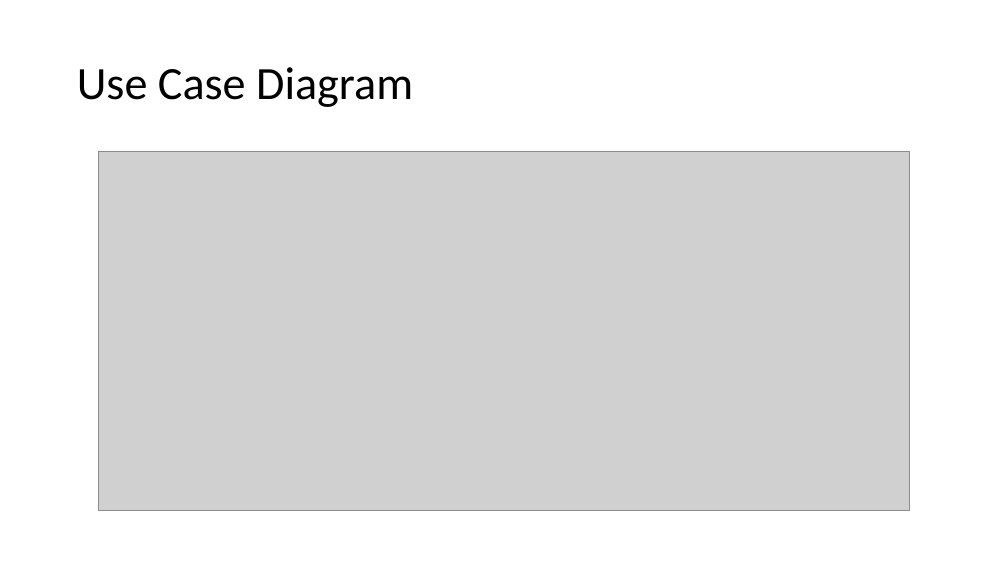
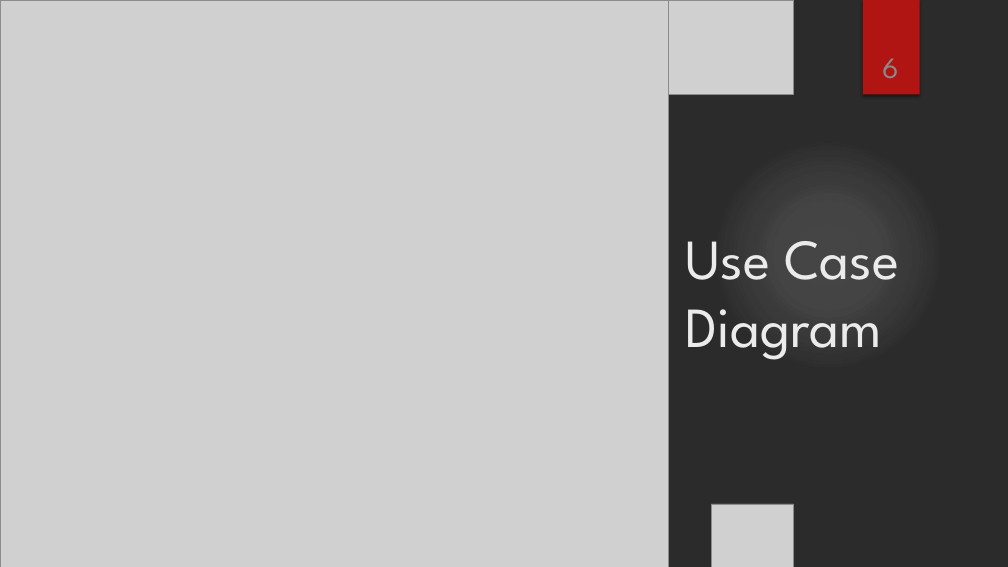
Before and after one commit to krupa1106/TheDarkKnights-MechatronicsPeoject, a slide deck: slide 6 of Rescue Bot- Team The Dark Knights.pptx. Drawn at 1008x567 pixels with LibreOffice and Linux fonts; fonts in the diff are those of the drawing; grey boxes stand for pictures; background and template pictures are left out; a plain dark background stands for a picture behind light text. Boxes give left, top, right and bottom in pixels: in the first picture for what was removed or moved away, otherwise in the second. Text is boxed around its words. In the diff, an @@ line names an element or a change of style, - is before the commit and + after.

```diff
--- a/Rescue Bot- Team The Dark Knights.pptx
+++ b/Rescue Bot- Team The Dark Knights.pptx
@@ background #FFFFFF to picture (left out) @@
@@ picture: place and size @@
-picture at bbox=[99, 151, 910, 511]
+picture at bbox=[0, 0, 668, 567]
@@ picture added at bbox=[662, 0, 794, 95] @@
@@ rectangle added at bbox=[863, 0, 920, 95], fill #B01513 @@
@@ page number added at bbox=[882, 58, 898, 78], 28 pt, text #8C8C8C @@
+6
@@ title "Use Case Diagram": place and size @@
-title "Use Case Diagram" at bbox=[77, 67, 413, 107]
+title "Use Case Diagram" at bbox=[686, 241, 899, 360]
@@ title "Use Case Diagram" at bbox=[686, 241, 899, 360]: size 44 to 54 pt, font Calibri to League Spartan, text colour #000000 to #EBEBEB; line spacing 0.9 to 1; vertical alignment middle to bottom @@
@@ ellipse added at bbox=[712, 138, 944, 371], fill gradient #F3F3F3 @@
@@ ellipse added at bbox=[712, 138, 944, 371], fill gradient #F3F3F3 @@
@@ picture added at bbox=[0, 221, 333, 567] @@
@@ picture added at bbox=[0, 239, 126, 435] @@
@@ picture added at bbox=[712, 504, 794, 567] @@
```
Also in this commit, not shown: 8 other slides changed, 16 slides added, 7 slides removed, 1 other file.
